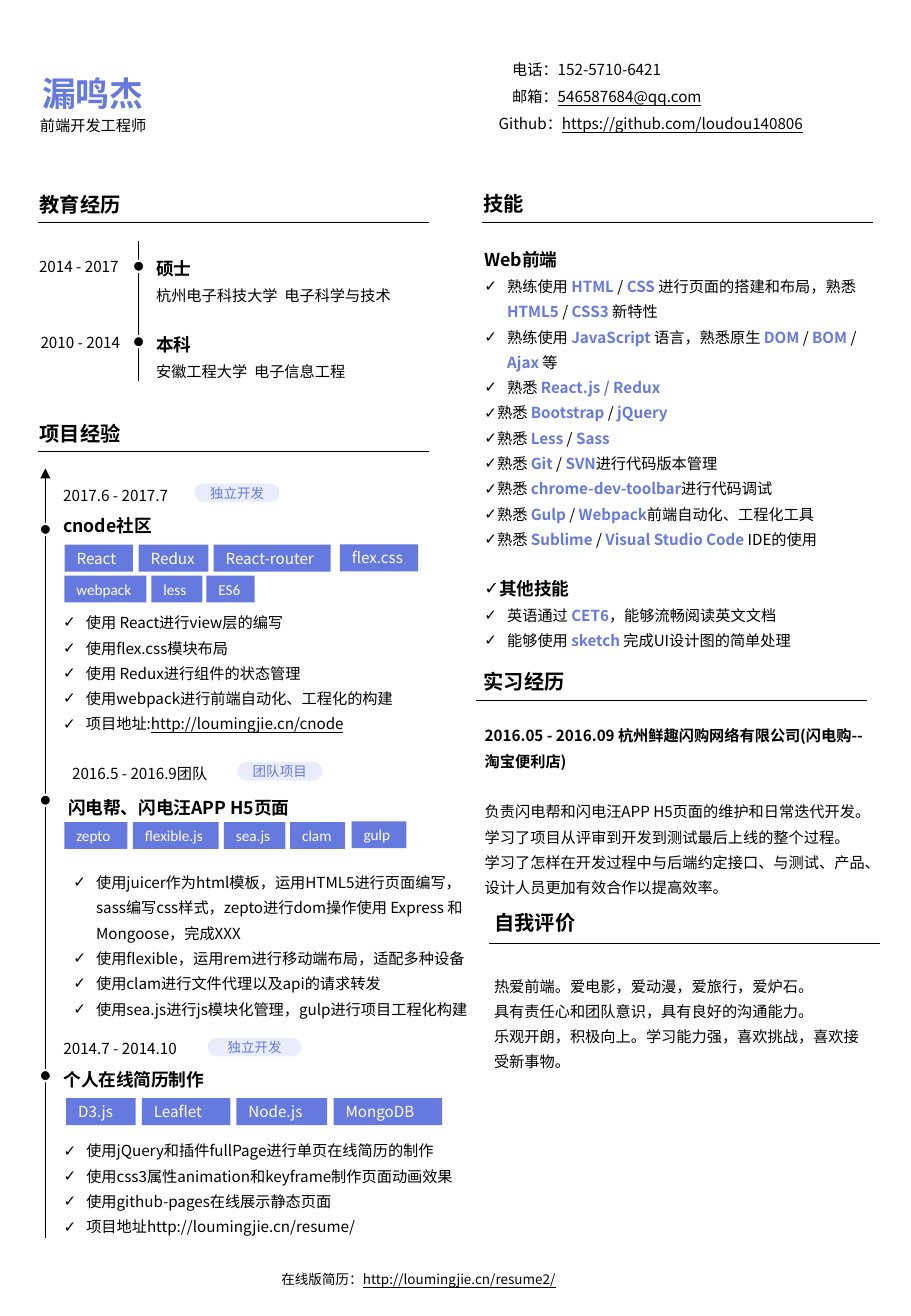
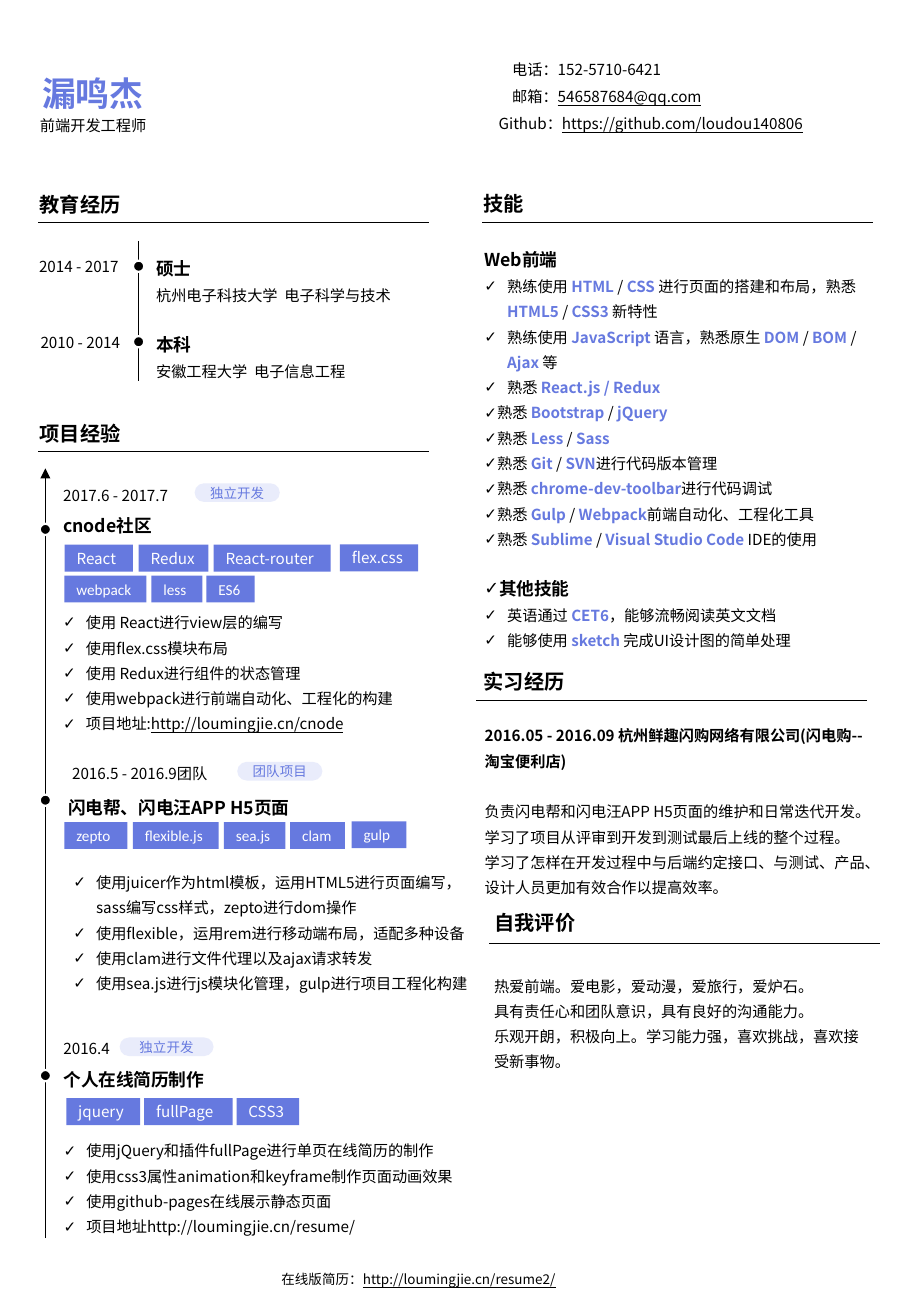
Before and after one commit to loudou140806/resume2, a slide deck: slide 1 of doc/resume.pptx. Drawn at 911x1316 pixels with LibreOffice and Linux fonts; fonts in the diff are those of the drawing. Boxes give left, top, right and bottom in pixels: in the first picture for what was removed or moved away, otherwise in the second. Text is boxed around its words. In the diff, an @@ line names an element or a change of style, - is before the commit and + after.

```diff
--- a/doc/resume.pptx
+++ b/doc/resume.pptx
@@ text at <box>96,875,461,917</box>: text changed @@
-✓ 使用juicer作为html模板，运用HTML5进行页面编写，sass编写css样式，zepto进行dom操作使用 Express 和 Mongoose，完成XXX
+✓ 使用juicer作为html模板，运用HTML5进行页面编写，sass编写css样式，zepto进行dom操作
@@ text at <box>96,951,372,968</box>: text changed @@
-✓ 使用clam进行文件代理以及api的请求转发
+✓ 使用clam进行文件代理以及ajax请求转发
@@ text at <box>63,1042,109,1054</box>: text changed @@
-2014.7 - 2014.10
+2016.4
@@ rounded rectangle "独立开发": place and size @@
-rounded rectangle "独立开发" at <box>208,1037,301,1056</box>
+rounded rectangle "独立开发" at <box>120,1037,214,1056</box>
@@ rectangle "jquery": place and size @@
-rectangle "jquery" at <box>67,1098,136,1125</box>
+rectangle "jquery" at <box>67,1098,141,1125</box>
@@ text in rectangle at <box>78,1105,123,1121</box>: text changed @@
-D3.js
+jquery
@@ text in rectangle at <box>156,1105,213,1121</box>: text changed @@
-Leaflet
+fullPage
@@ rectangle "CSS3": place and size @@
-rectangle "CSS3" at <box>237,1098,328,1125</box>
+rectangle "CSS3" at <box>237,1098,300,1125</box>
@@ text in rectangle at <box>248,1105,284,1117</box>: text changed @@
-Node.js
+CSS3
@@ rectangle removed at <box>334,1098,442,1125</box> @@
-MongoDB
```
Also in this commit, not shown: 1 other file.
